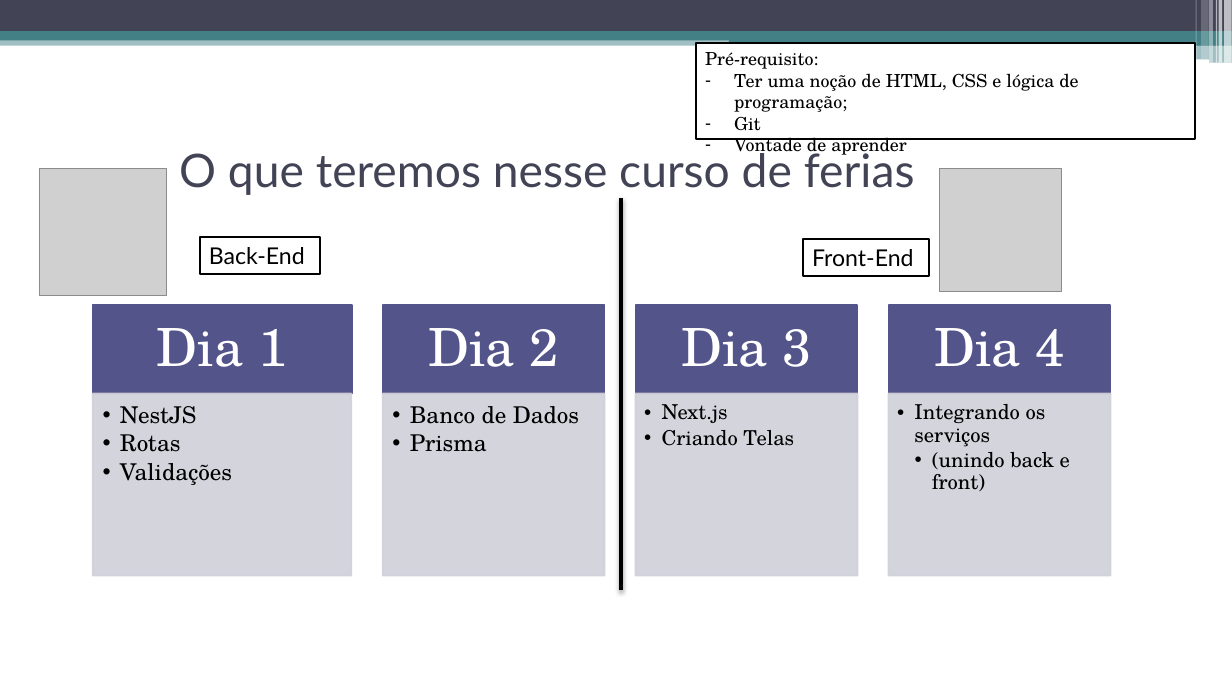
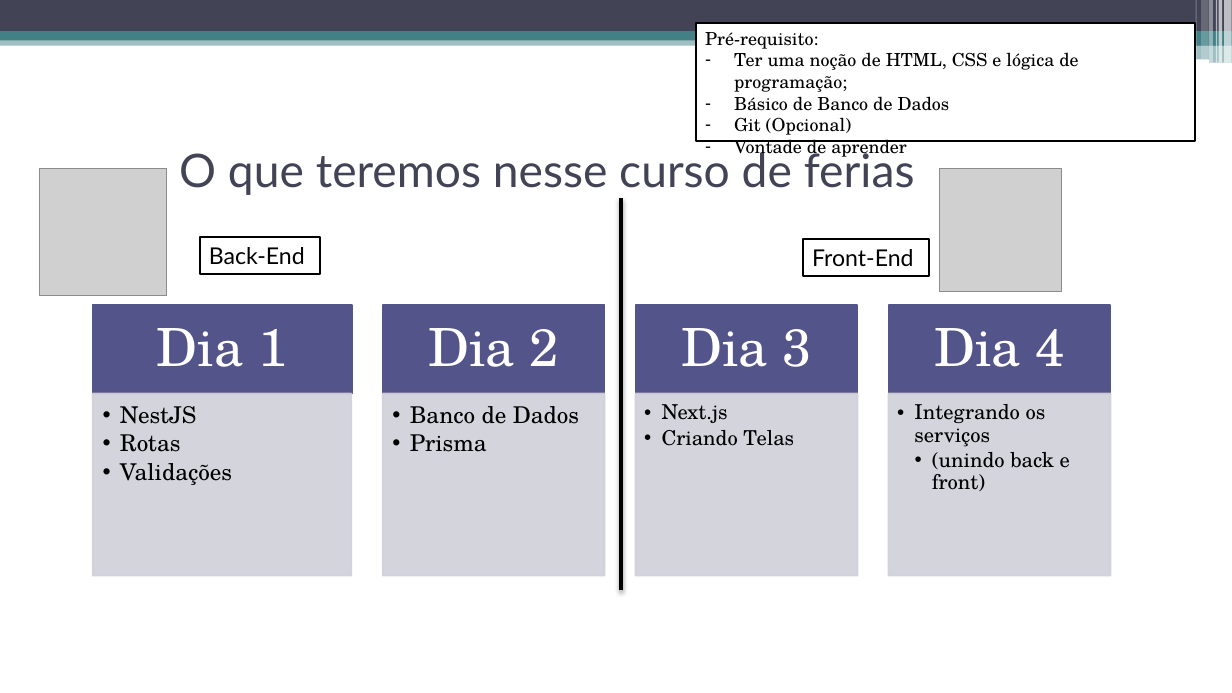
Before and after one commit to CarlosWGama/aula-nestjs, a slide deck: slide 5 of slides/Dia 1 - NesteJS.pptx. Drawn at 1232x693 pixels with LibreOffice and Linux fonts; fonts in the diff are those of the drawing; grey boxes stand for pictures. Boxes give left, top, right and bottom in pixels: in the first picture for what was removed or moved away, otherwise in the second. Text is boxed around its words. In the diff, an @@ line names an element or a change of style, - is before the commit and + after.

```diff
--- a/slides/Dia 1 - NesteJS.pptx
+++ b/slides/Dia 1 - NesteJS.pptx
@@ rectangle "Pré-requisito:": place and size @@
-rectangle "Pré-requisito:" at bbox=[696, 43, 1195, 140]
+rectangle "Pré-requisito:" at bbox=[696, 23, 1195, 141]
@@ text in rectangle at bbox=[734, 96, 950, 135]: text changed @@
-– Git
+– Básico de Banco de Dados
+– Git (Opcional)
```
Also in this commit, not shown: 1 other slide changed, 1 other file.
